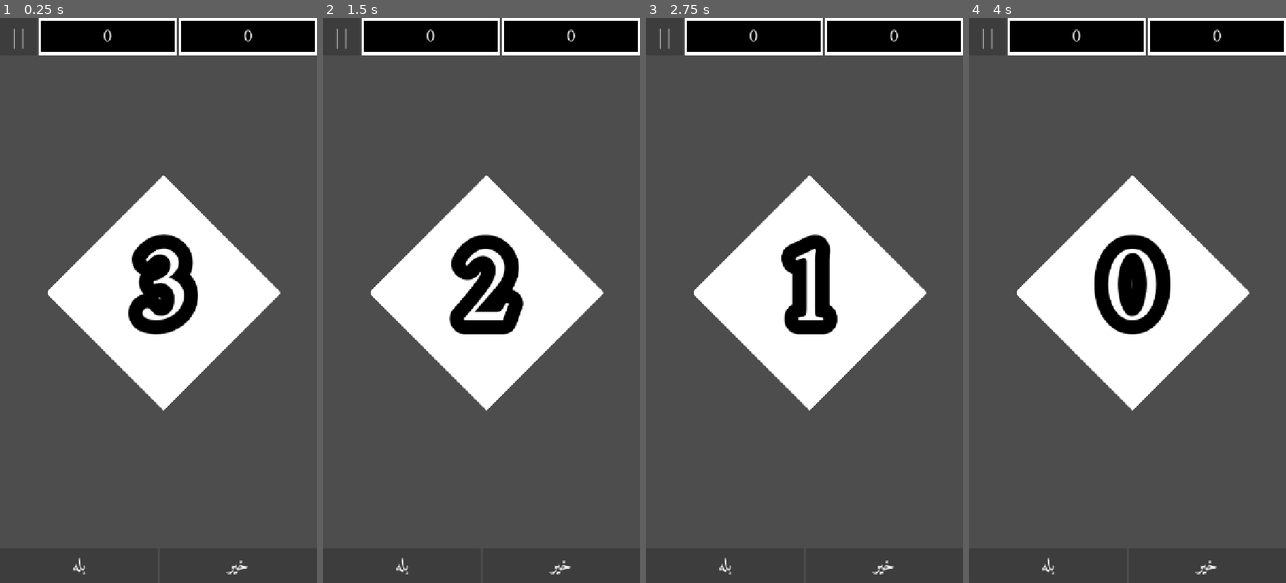
Above: before the commit, frames 1-4 (left to right).
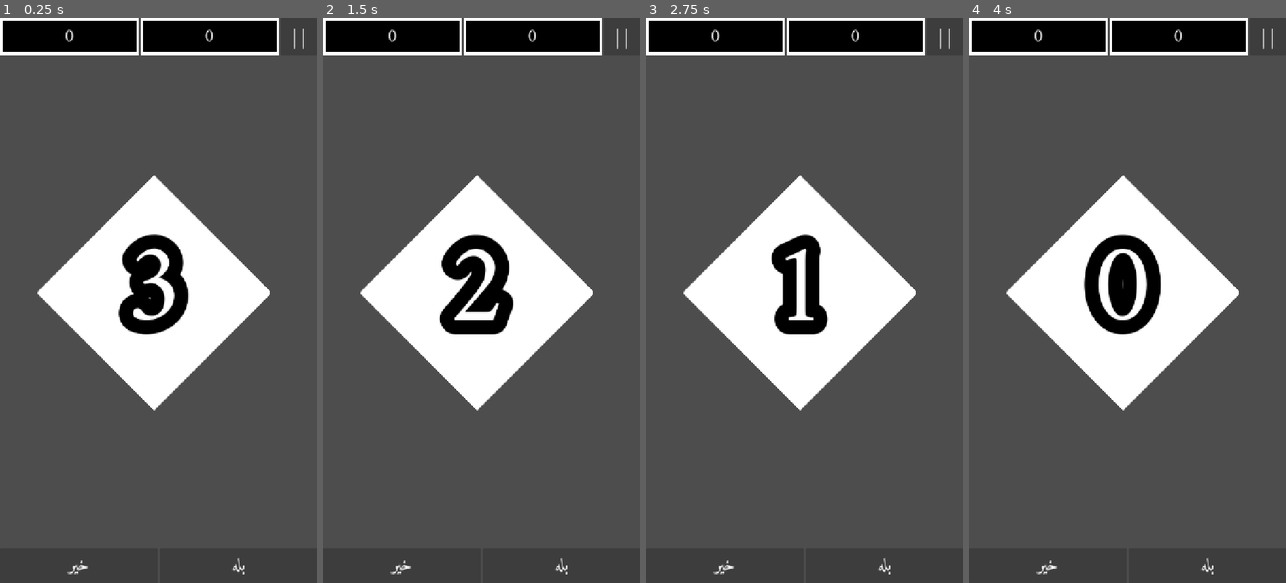
Above: after the commit, the same moments.

Repository: mojtabavahidinasab/conscious
Game: Godot game, scene res://صحنه‌ها/رنگومتن.tscn
Same seed, same stepped clock (60 frames per second), same inputs: the game is played once before the commit and once after it. This scene is started directly instead of the project's main scene.
Inputs:
- Up to frame 1 (0.25 s): no input
- Up to frame 2 (1.5 s): tap Enter at 0.5 s
- Up to frame 3 (2.75 s): tap Space at 2 s
- Up to frame 4 (4 s): tap Enter at 2.75 s; tap Space at 3.5 s

The runs differ from the first frame. In frame 1, 7.0% of the frame differs, in the area x 0-100%, y 0-99%; in frame 2, 7.0%; in frame 3, 6.8%; in frame 4, 7.6%.

Commit message:
افزودن بازی باران

Diff:
--- a/project.godot
+++ b/project.godot
@@ -30,7 +30,7 @@
 
 [internationalization]
 
-rendering/root_node_layout_direction=2
+rendering/root_node_layout_direction=1
 locale/translations_pot_files=PackedStringArray("res://color_match.gd", "res://memory_matrix.gd", "res://start_menu.gd")
 locale/fallback="fa_Arab_IR"
 
--- a/صحنه‌ها/تصویری.tscn
+++ b/صحنه‌ها/تصویری.tscn
@@ -9,6 +9,50 @@
 
 [sub_resource type="StyleBoxFlat" id="StyleBoxFlat_ghcde"]
 bg_color = Color(0, 1, 1, 1)
+
+[sub_resource type="StyleBoxFlat" id="StyleBoxFlat_v1ue5"]
+bg_color = Color(0, 1, 0, 1)
+skew = Vector2(1, 0)
+border_width_right = 22
+border_color = Color(0, 0, 0, 0)
+corner_detail = 1
+
+[sub_resource type="StyleBoxFlat" id="StyleBoxFlat_pysph"]
+bg_color = Color(0, 1, 0, 1)
+skew = Vector2(1, 0)
+border_width_right = 22
+border_color = Color(0, 0, 0, 0)
+corner_detail = 1
+
+[sub_resource type="StyleBoxFlat" id="StyleBoxFlat_ma28l"]
+bg_color = Color(0, 1, 0, 1)
+skew = Vector2(1, 0)
+border_width_right = 22
+border_color = Color(0, 0, 0, 0)
+corner_detail = 1
+
+[sub_resource type="StyleBoxFlat" id="StyleBoxFlat_fnn1a"]
+bg_color = Color(0, 1, 0, 1)
+skew = Vector2(1, 0)
+border_width_right = 22
+border_color = Color(0, 0, 0, 0)
+corner_detail = 1
+
+[sub_resource type="StyleBoxFlat" id="StyleBoxFlat_wdk8o"]
+bg_color = Color(0, 1, 0, 1)
+skew = Vector2(1, 0)
+border_width_right = 22
+border_color = Color(0, 0, 0, 0)
+corner_detail = 1
+
+[sub_resource type="StyleBoxFlat" id="StyleBoxFlat_5w30p"]
+bg_color = Color(0, 1, 0, 0)
+border_width_left = 22
+border_width_top = 11
+border_width_right = 22
+border_width_bottom = 11
+border_color = Color(0, 0, 0, 1)
+corner_detail = 1
 
 [sub_resource type="StyleBoxFlat" id="StyleBoxFlat_fcapu"]
 bg_color = Color(1, 1, 1, 1)
@@ -297,6 +341,58 @@
 disabled = true
 toggle_mode = true
 
+[node name="پا" type="HBoxContainer" parent="."]
+visible = false
+clip_contents = true
+layout_mode = 1
+anchors_preset = 12
+anchor_top = 1.0
+anchor_right = 1.0
+anchor_bottom = 1.0
+offset_top = -83.2727
+offset_bottom = -0.272705
+grow_horizontal = 2
+grow_vertical = 0
+
+[node name="1" type="Panel" parent="پا"]
+layout_mode = 2
+size_flags_horizontal = 3
+theme_override_styles/panel = SubResource("StyleBoxFlat_v1ue5")
+
+[node name="2" type="Panel" parent="پا"]
+layout_mode = 2
+size_flags_horizontal = 3
+theme_override_styles/panel = SubResource("StyleBoxFlat_pysph")
+
+[node name="3" type="Panel" parent="پا"]
+layout_mode = 2
+size_flags_horizontal = 3
+theme_override_styles/panel = SubResource("StyleBoxFlat_ma28l")
+
+[node name="4" type="Panel" parent="پا"]
+layout_mode = 2
+size_flags_horizontal = 3
+theme_override_styles/panel = SubResource("StyleBoxFlat_fnn1a")
+
+[node name="5" type="Panel" parent="پا"]
+layout_mode = 2
+size_flags_horizontal = 3
+theme_override_styles/panel = SubResource("StyleBoxFlat_wdk8o")
+
+[node name="چهارچوب_پا" type="Panel" parent="."]
+visible = false
+layout_mode = 1
+anchors_preset = 12
+anchor_top = 1.0
+anchor_right = 1.0
+anchor_bottom = 1.0
+offset_top = -83.2727
+offset_bottom = -0.272705
+grow_horizontal = 2
+grow_vertical = 0
+size_flags_horizontal = 3
+theme_override_styles/panel = SubResource("StyleBoxFlat_5w30p")
+
 [node name="شمارشگرآغاز" type="Timer" parent="."]
 wait_time = 4.0
 one_shot = true
@@ -309,6 +405,10 @@
 [node name="شمارشگردرست" type="Timer" parent="."]
 wait_time = 4.0
 one_shot = true
+
+[node name="چشمک" type="Timer" parent="."]
+wait_time = 1.5
+autostart = true
 
 [node name="شمارش" type="Label" parent="."]
 layout_mode = 1
@@ -367,3 +467,4 @@
 [connection signal="timeout" from="شمارشگرآغاز" to="." method="آغازبازی"]
 [connection signal="timeout" from="شمارشگر" to="." method="پایان_نمایش"]
 [connection signal="timeout" from="شمارشگردرست" to="." method="پایان_نمایش_درست"]
+[connection signal="timeout" from="چشمک" to="." method="چشمک"]
--- a/صحنه‌ها/سرآغاز.tscn
+++ b/صحنه‌ها/سرآغاز.tscn
@@ -381,7 +381,7 @@
 [connection signal="pressed" from="نگهدارنده/بخش‌ها/سرعت/پنگوئن" to="." method="آغازبازی"]
 [connection signal="pressed" from="نگهدارنده/بخش‌ها/سرعت/خیابان" to="." method="آغازبازی"]
 [connection signal="pressed" from="نگهدارنده/بخش‌ها/ریاضی/قمار" to="." method="آغازبازی"]
-[connection signal="pressed" from="نگهدارنده/بخش‌ها/ریاضی/باران" to="." method="آغازبازی"]
+[connection signal="pressed" from="نگهدارنده/بخش‌ها/ریاضی/باران" to="." method="آغازبازی" binds= ["res:///صحنه‌ها/باران.tscn"]]
 [connection signal="pressed" from="نگهدارنده/بخش‌ها/ریاضی/شعبده" to="." method="آغازبازی"]
 [connection signal="pressed" from="نگهدارنده/بخش‌ها/ریاضی/آشپزباشی" to="." method="آغازبازی"]
 [connection signal="pressed" from="نگهدارنده/بخش‌ها/ریاضی/بیشتر" to="." method="آغازبازی"]
--- a/فردادان/تصویری.gd
+++ b/فردادان/تصویری.gd
@@ -7,15 +7,16 @@
 ## @tutorial:             https://github.com/mojtabavahidinasab/conscious/TODO
 
 var امتیاز = 0
+var تلاش‌ها = 5
 
 ## برابر پارسی «audio» آویس می‌باشد. هنگام فشردن دکمه‌های برگشت و ایستادن، آویسی شانسی پخش خواهد شد.
 var آویس‌های_دکمه = []
 var بعدها = 5
-var شمار_گزینه‌ها = (بعدها ** 2)
+var شمار_خانه‌ها = (بعدها ** 2)
 var برگزیدگان = []
-var شمار_برگزیدگان = int(شمار_گزینه‌ها / 2)
-var بیشینه_شمار_برگزیدگان = int(شمار_گزینه‌ها / 1.5)
-var کمینه_شمار_برگزیدگان = int(شمار_گزینه‌ها / 2.5)
+var شمار_برگزیدگان = int(شمار_خانه‌ها / 2)
+var بیشینه_شمار_برگزیدگان = int(شمار_خانه‌ها / 1.5)
+var کمینه_شمار_برگزیدگان = int(شمار_خانه‌ها / 2.5)
 var برگزیدگان_بازیکن = 0
 
 
@@ -28,19 +29,40 @@
 	آویس‌های_دکمه.append(preload("res://جلوه آویسی/دکمه/بشکن۲.wav"))
 
 
+func چشمک():
+	var تلاش = get_node("پا/{0}".format([تلاش‌ها]))
+	if تلاش.get_theme_stylebox("panel").bg_color == Color.TRANSPARENT:
+		تلاش.get_theme_stylebox("panel").bg_color = Color.GREEN
+	else:
+		تلاش.get_theme_stylebox("panel").bg_color = Color.TRANSPARENT
+
+
+
 func بایست():
+	$"چهارچوب_پا".visible = not $"چهارچوب_پا".visible
+	$"پا".visible = not $"پا".visible
 	آویس("دکمه")
 	$ایستاده.visible = not $ایستاده.visible
 	if $ایستاده.visible:
-		$سر/ایستاننده.text = "  | |  "
+		if $"شمارشگر".time_left:
+			$"شمارشگر".paused = true
+		if $"شمارشگردرست".time_left:
+			$"شمارشگردرست".paused = true
+		$سر/ایستاننده.text = "  <  "
 	else:
-		$سر/ایستاننده.text = "  <  "
+		if $"شمارشگر".paused:
+			$"شمارشگر".paused = false
+		if $"شمارشگردرست".paused:
+			$"شمارشگردرست".paused = false
+		$سر/ایستاننده.text =  "  | |  "
 	$ایستاده/امتیاز.text = str(امتیاز)
 	$تن.visible = not $تن.visible
 
 
 ## هنگام لبریز شدن جام عمر بازی فراخوانی می‌شود
 func پایان_بازی():
+	$"چهارچوب_پا".hide()
+	$"پا".hide()
 	$ایستاده.show()
 	$سر.hide()
 	$تن.hide()
@@ -53,6 +75,8 @@
 	$شمارش.hide()
 	$سر/ایستاننده.disabled = false
 	$"تن".show()
+	$"چهارچوب_پا".show()
+	$"پا".show()
 	نمایش()
 
 
@@ -132,10 +156,10 @@
 			var پاکستون = get_node("تن/{0}/{1}".format([هرسطری, بعدها]))
 			get_node("تن/{0}".format([هرسطری])).remove_child(پاکستون)
 		بعدها -= 1
-		شمار_گزینه‌ها = (بعدها ** 2)
-		شمار_برگزیدگان = int(شمار_گزینه‌ها / 2)
-		بیشینه_شمار_برگزیدگان = int(شمار_گزینه‌ها / 1.5)
-		کمینه_شمار_برگزیدگان = int(شمار_گزینه‌ها / 2.5)
+		شمار_خانه‌ها = (بعدها ** 2)
+		شمار_برگزیدگان = int(شمار_خانه‌ها / 2)
+		بیشینه_شمار_برگزیدگان = int(شمار_خانه‌ها / 1.5)
+		کمینه_شمار_برگزیدگان = int(شمار_خانه‌ها / 2.5)
 
 	نمایش()
 
@@ -191,33 +215,33 @@
 		get_node("تن/{0}/{1}".format([سطر, ستون])).get("theme_override_styles/disabled").bg_color = Color.HOT_PINK
 		get_node("تن/{0}/{1}".format([سطر, ستون])).disabled = true
 	if برگزیدگان_بازیکن == شمار_برگزیدگان:
+		get_node("پا/{0}".format([تلاش‌ها])).get_theme_stylebox("panel").bg_color = Color.TRANSPARENT
+		تلاش‌ها -= 1
+		if not تلاش‌ها:
+			$"چشمک".disconnect("timeout", چشمک)
+			پایان_بازی()
 		برگزیدگان_بازیکن = 0
 		if not len(برگزیدگان):
 			آویس("پیروزی")  #TODO: آویس را ببر تا کوتاه باشد
 			شمار_برگزیدگان += 1
 			if شمار_برگزیدگان == بیشینه_شمار_برگزیدگان:
 				بعدها += 1
-				شمار_گزینه‌ها = (بعدها ** 2)
-				شمار_برگزیدگان = int(شمار_گزینه‌ها / 2)
-				بیشینه_شمار_برگزیدگان = int(شمار_گزینه‌ها / 1.5)
-				کمینه_شمار_برگزیدگان = int(شمار_گزینه‌ها / 2.5)
+				شمار_خانه‌ها = (بعدها ** 2)
+				شمار_برگزیدگان = int(شمار_خانه‌ها / 2)
+				بیشینه_شمار_برگزیدگان = int(شمار_خانه‌ها / 1.5)
+				کمینه_شمار_برگزیدگان = int(شمار_خانه‌ها / 2.5)
 				var نوسطر = HBoxContainer.new()
 				نوسطر.name = str(بعدها)
 				$"تن".add_child(نوسطر)
 				$"تن".get_child(بعدها - 1).size_flags_vertical = SIZE_EXPAND_FILL
 				for هرسطر in range(1, بعدها + 1):
 					for هرستون in range(1, بعدها + 1):
-						var نوستون = BaseButton.new() # چرا نوخانه‌ها نامرئی‌اند؟ TODO
+						var نوستون = Button.new() # چرا نوخانه‌ها نامرئی‌اند؟ TODO
 						نوستون.name = str(هرستون)
 						if هرسطر == بعدها or هرستون == بعدها:
 							get_node("تن/{0}".format([هرسطر])).add_child(نوستون)
 							get_node("تن/{0}/{1}".format([هرسطر, هرستون])).size_flags_horizontal = SIZE_EXPAND_FILL
 							get_node("تن/{0}/{1}".format([هرسطر, هرستون])).pressed.connect(پیشروی.bind([هرسطر, هرستون]))
-							get_node("تن/{0}/{1}".format([هرسطر, هرستون])).theme = preload("res://تم.tres")
-							get_node("تن/{0}/{1}".format([هرسطر, هرستون])).add_theme_stylebox_override("disabled", نوسبک)
-							get_node("تن/{0}/{1}".format([هرسطر, هرستون])).toggle_mode = true
-							get_node("تن/{0}/{1}".format([هرسطر, هرستون])).disabled = true
-							get_node("تن/{0}/{1}".format([هرسطر, هرستون])).get("theme_override_styles/disabled").bg_color = Color.BLACK
 			امتیاز += 1
 			$"سر/امتیاز".text = str(امتیاز)
 			نمایش()
--- a/فردادان/رنگومتن.gd
+++ b/فردادان/رنگومتن.gd
@@ -66,9 +66,9 @@
 func بایست():
 	آویس("دکمه")
 	if $شمارشگر.paused:
+		$سر/ایستاننده.text = "  <  "
+	else:
 		$سر/ایستاننده.text = "  | |  "
-	else:
-		$سر/ایستاننده.text = "  <  "
 	$شمارشگر.paused = not $شمارشگر.paused
 	$پا.visible = not $پا.visible
 	$ایستاده.visible = not $ایستاده.visible
--- a/فردادان/زوجواکه.gd
+++ b/فردادان/زوجواکه.gd
@@ -151,9 +151,9 @@
 func بایست():
 	آویس("دکمه")
 	if $شمارشگر.paused:
+		$سر/ایستاننده.text = "  <  "
+	else:
 		$سر/ایستاننده.text = "  | |  "
-	else:
-		$سر/ایستاننده.text = "  <  "
 	$شمارشگر.paused = not $شمارشگر.paused
 	$پا.visible = not $پا.visible
 	$ایستاده.visible = not $ایستاده.visible
Not shown, changed: export_presets.cfg
Not shown, removed: images/.gdignore
Binary file removed: images/logo.png
Not shown: 1 places in صحنه‌ها/تصویری.tscn that only renumber resources
